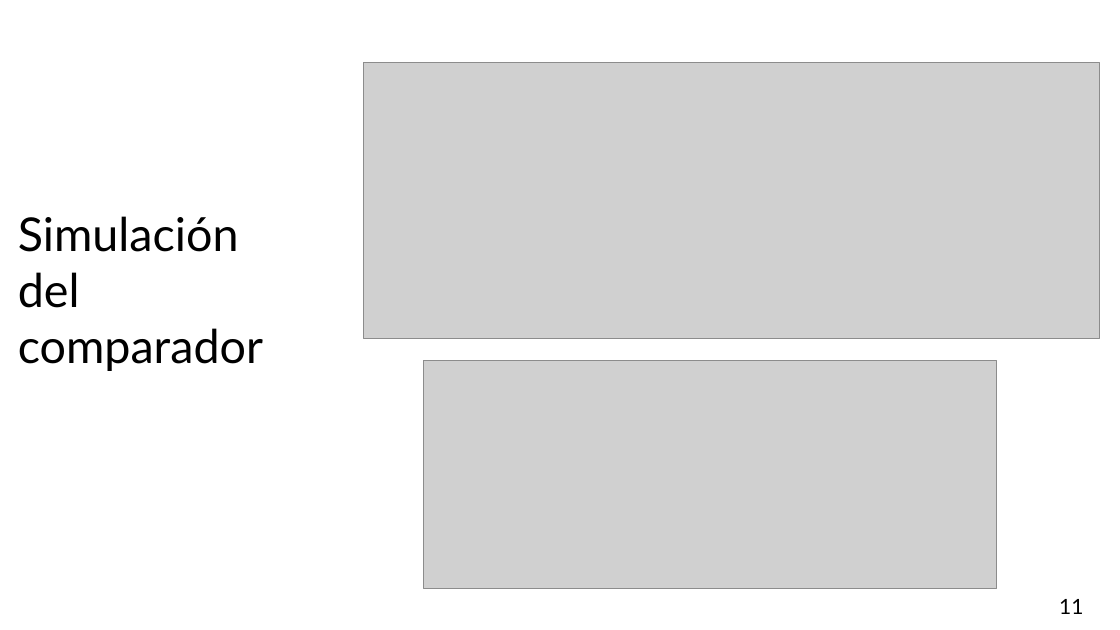
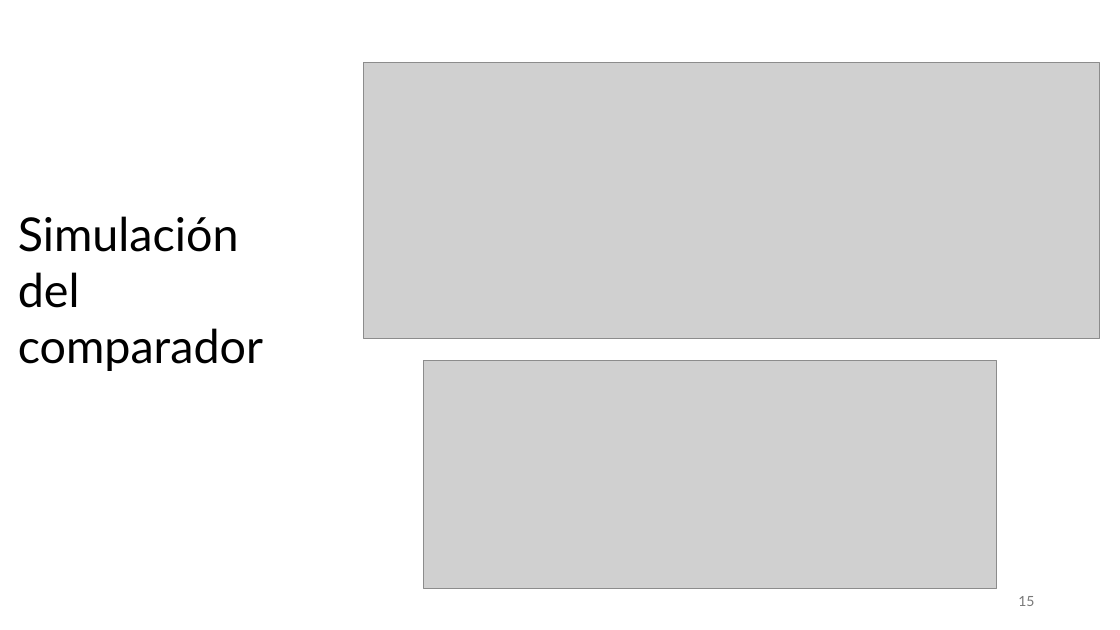
Before and after one commit to ManuelArgibay/DIMECRES_4_NETEJAPARABRISES, a slide deck: slide 15 of Documentos/Presentaciones/Presentación del Proyecto.pptx (slide 11 before the commit). Drawn at 1120x630 pixels with LibreOffice and Linux fonts; fonts in the diff are those of the drawing; grey boxes stand for pictures. Boxes give left, top, right and bottom in pixels: in the first picture for what was removed or moved away, otherwise in the second. Text is boxed around its words. In the diff, an @@ line names an element or a change of style, - is before the commit and + after.

```diff
--- a/Documentos/Presentaciones/Presentación del Proyecto.pptx
+++ b/Documentos/Presentaciones/Presentación del Proyecto.pptx
@@ page number added at box(1018, 596, 1034, 606), 12 pt, text #797979 @@
+15
@@ text removed at box(1059, 599, 1083, 614) @@
-11
```
Also in this commit, not shown: 12 other slides changed, 4 slides added, 12 other files.
